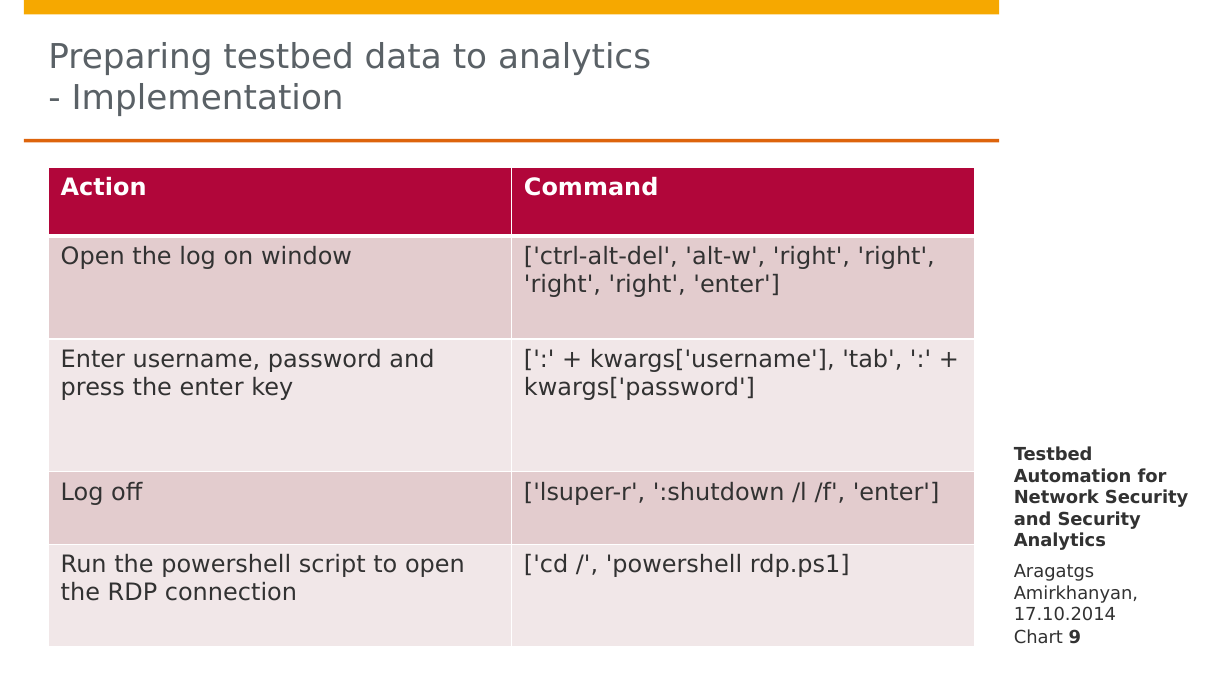
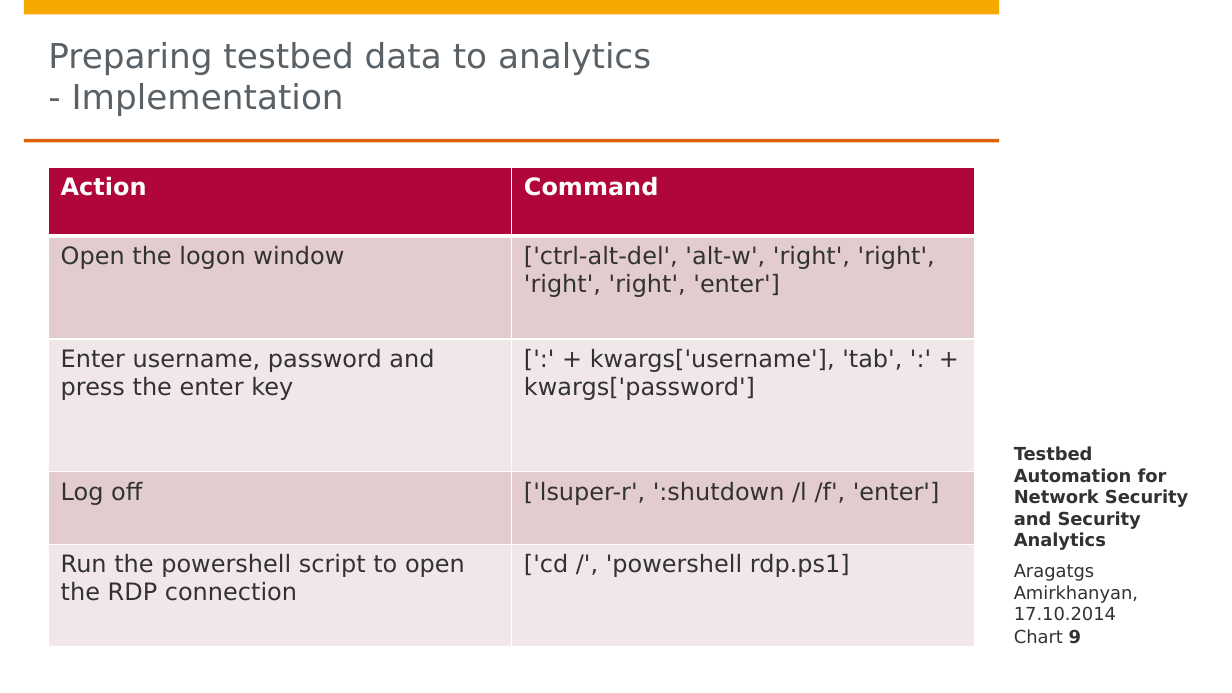
Before and after one commit to aragats/HPI, a slide deck: slide 9 of Research School/Retreat/Fall 2014/retreat release/A.Amirkhanyan/A.Amirkhanyan.pptx. Drawn at 1232x693 pixels with LibreOffice and Linux fonts; fonts in the diff are those of the drawing; background and template pictures are left out. Boxes give left, top, right and bottom in pixels: in the first picture for what was removed or moved away, otherwise in the second. Text is boxed around its words. In the diff, an @@ line names an element or a change of style, - is before the commit and + after.

Commit message:
update

```diff
--- a/Research School/Retreat/Fall 2014/retreat release/A.Amirkhanyan/A.Amirkhanyan.pptx
+++ b/Research School/Retreat/Fall 2014/retreat release/A.Amirkhanyan/A.Amirkhanyan.pptx
@@ table at (48, 168, 975, 648) @@
-row 2, column 1: Open the log on window
+row 2, column 1: Open the logon window
```
Also in this commit, not shown: 1 other slide changed.
